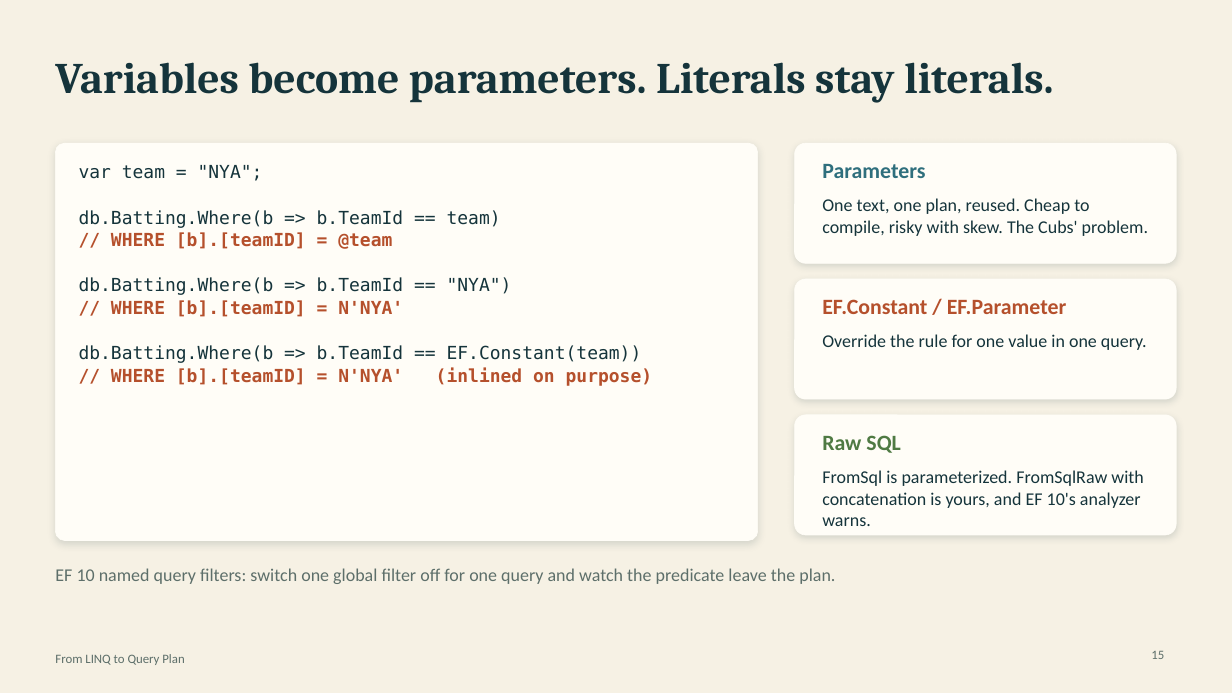
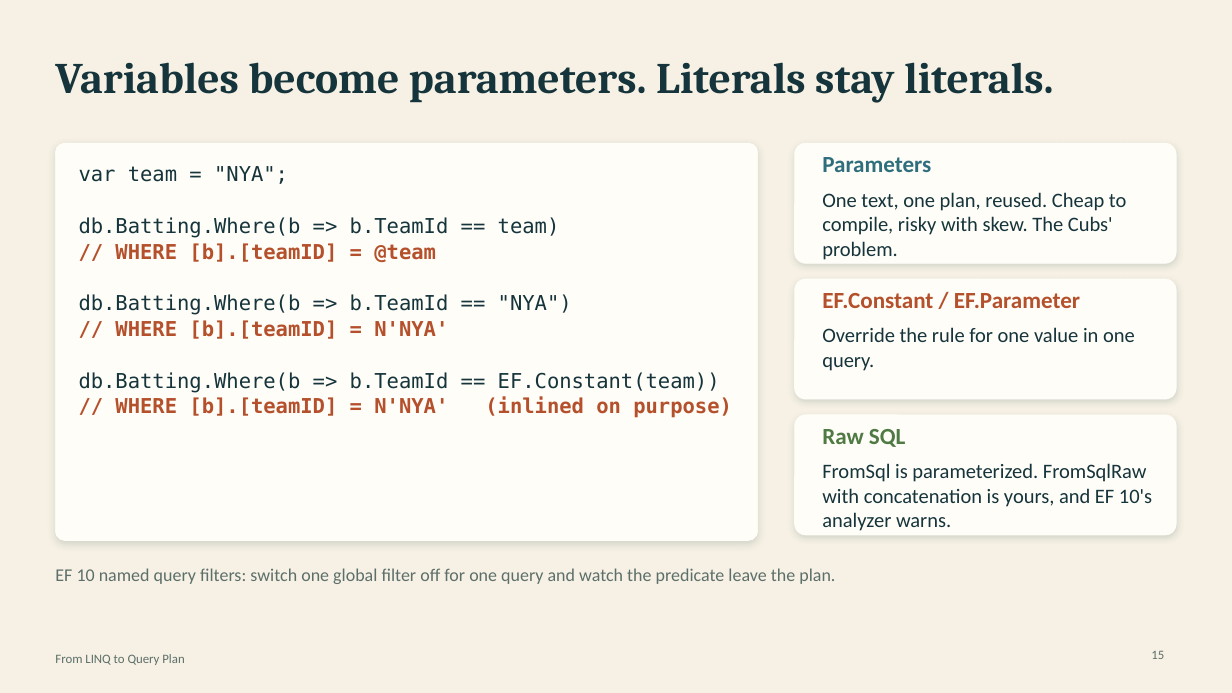
Before and after one commit to cwoodruff/efcore-linq-query-plan, a slide deck: slide 15 of From-LINQ-to-Query-Plan-v2.pptx. Drawn at 1232x693 pixels with LibreOffice and Linux fonts; fonts in the diff are those of the drawing. Boxes give left, top, right and bottom in pixels: in the first picture for what was removed or moved away, otherwise in the second. Text is boxed around its words. In the diff, an @@ line names an element or a change of style, - is before the commit and + after.

Commit message:
Update presentation slides
Updated From-LINQ-to-Query-Plan-v2.pptx content

```diff
--- a/From-LINQ-to-Query-Plan-v2.pptx
+++ b/From-LINQ-to-Query-Plan-v2.pptx
@@ text "Parameters": place and size @@
-text "Parameters" at [822,164,925,178]
+text "Parameters" at [822,157,931,172]
@@ text "Override the rule for one ...": place and size @@
-text "Override the rule for one ..." at [822,334,1147,350]
+text "Override the rule for one ..." at [822,327,1135,371]
@@ size 17 to 18 pt in 3 elements at [822,157,931,172], [822,293,1080,308], [822,429,905,447] @@
@@ size 14 to 16 pt in 4 elements at [79,166,732,418], [822,192,1126,260], [822,327,1135,371], [822,463,1152,531] @@
@@ text "FromSql is parameterized. FromSqlRaw with ...": place and size @@
-text "FromSql is parameterized. FromSqlRaw with ..." at [822,470,1143,526]
+text "FromSql is parameterized. FromSqlRaw with ..." at [822,463,1152,531]
```
Also in this commit, not shown: 30 other slides changed.
